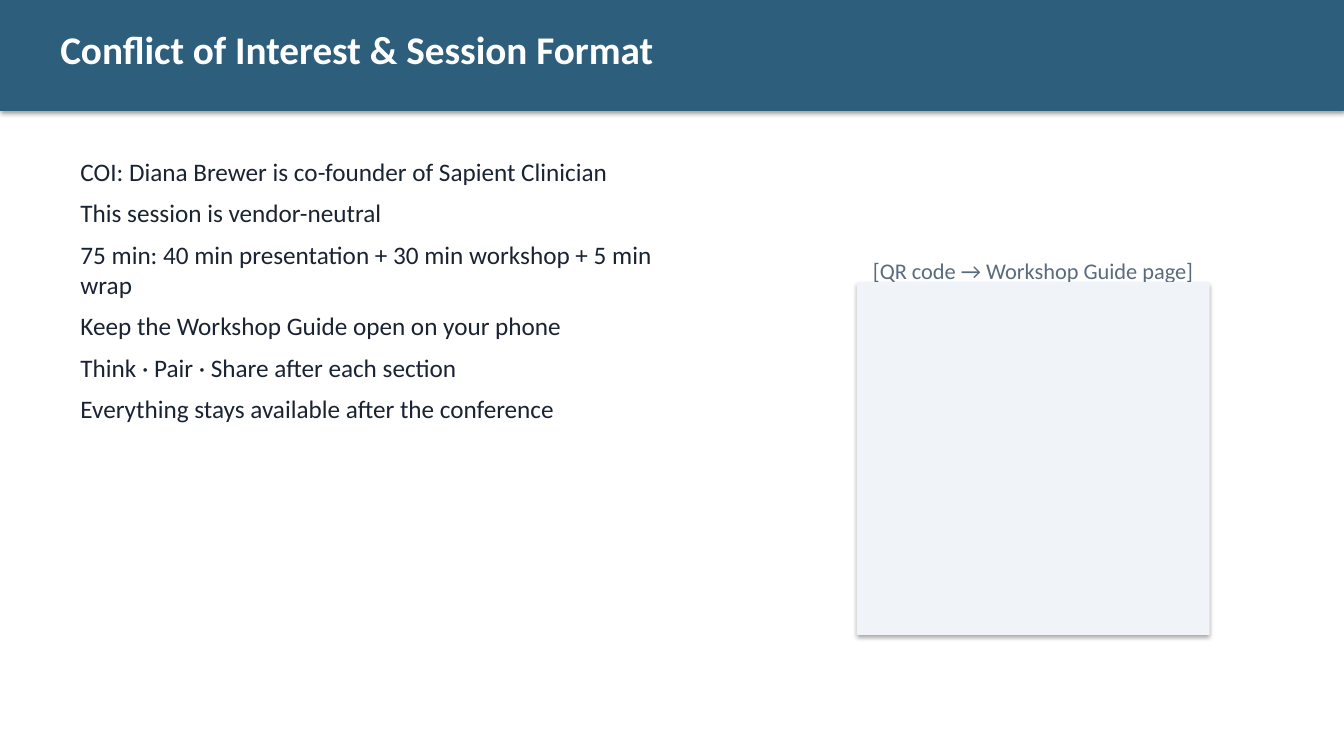
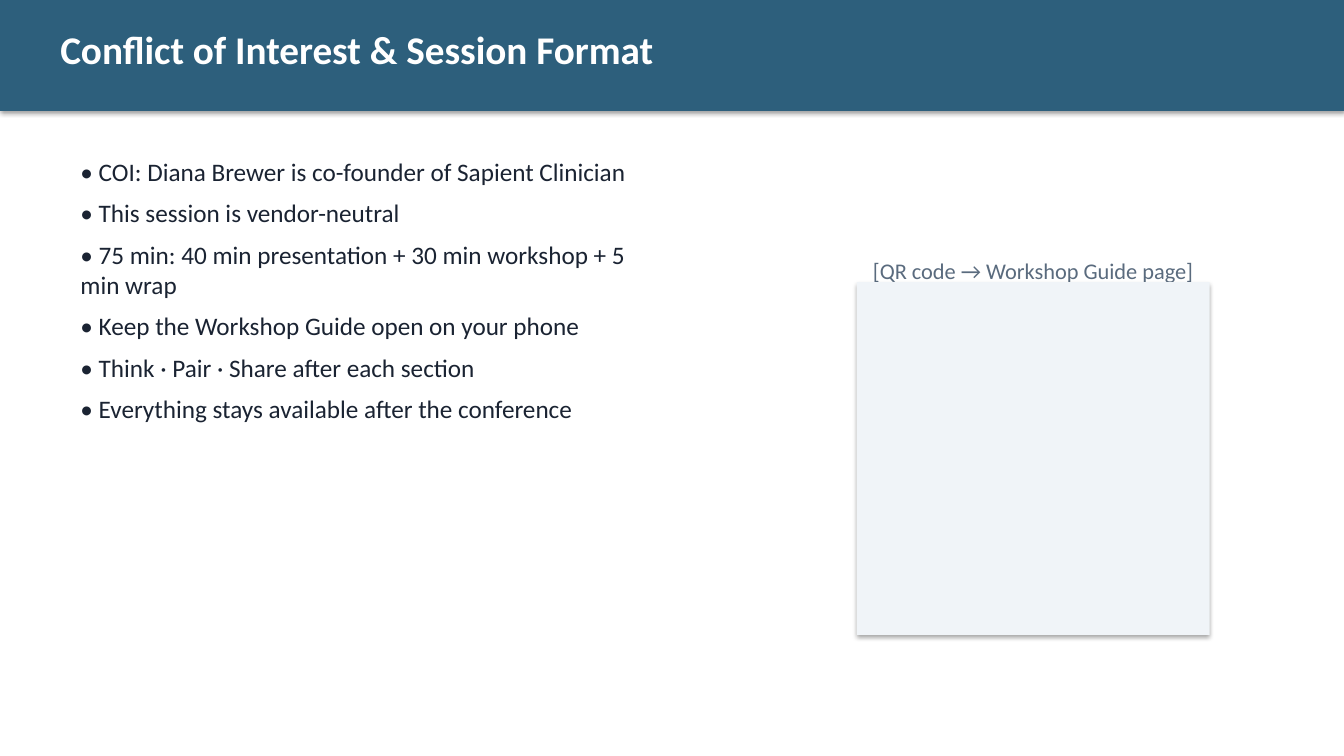
Before and after one commit to diana-brewer/digital-learning-unlocked, a slide deck: slide 3 of Digital Learning Unlocked - Slide Deck.pptx. Drawn at 1344x756 pixels with LibreOffice and Linux fonts; fonts in the diff are those of the drawing. Boxes give left, top, right and bottom in pixels: in the first picture for what was removed or moved away, otherwise in the second. Text is boxed around its words. In the diff, an @@ line names an element or a change of style, - is before the commit and + after.

```diff
--- a/Digital Learning Unlocked - Slide Deck.pptx
+++ b/Digital Learning Unlocked - Slide Deck.pptx
@@ text at (80,163,625,423): text changed @@
-COI: Diana Brewer is co-founder of Sapient Clinician
-This session is vendor-neutral
-75 min: 40 min presentation + 30 min workshop + 5 min wrap
-Keep the Workshop Guide open on your phone
-Think · Pair · Share after each section
-Everything stays available after the conference
+• COI: Diana Brewer is co-founder of Sapient Clinician
+• This session is vendor-neutral
+• 75 min: 40 min presentation + 30 min workshop + 5 min wrap
+• Keep the Workshop Guide open on your phone
+• Think · Pair · Share after each section
+• Everything stays available after the conference
```
Also in this commit, not shown: 20 other slides changed.
